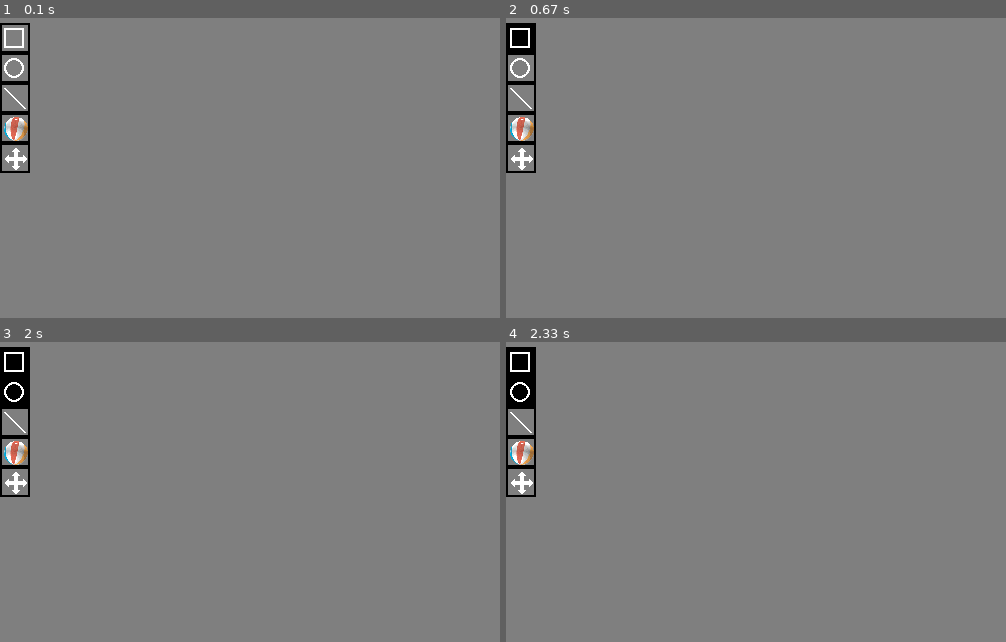
Above: before the commit, frames 1-4 (two rows, left to right).
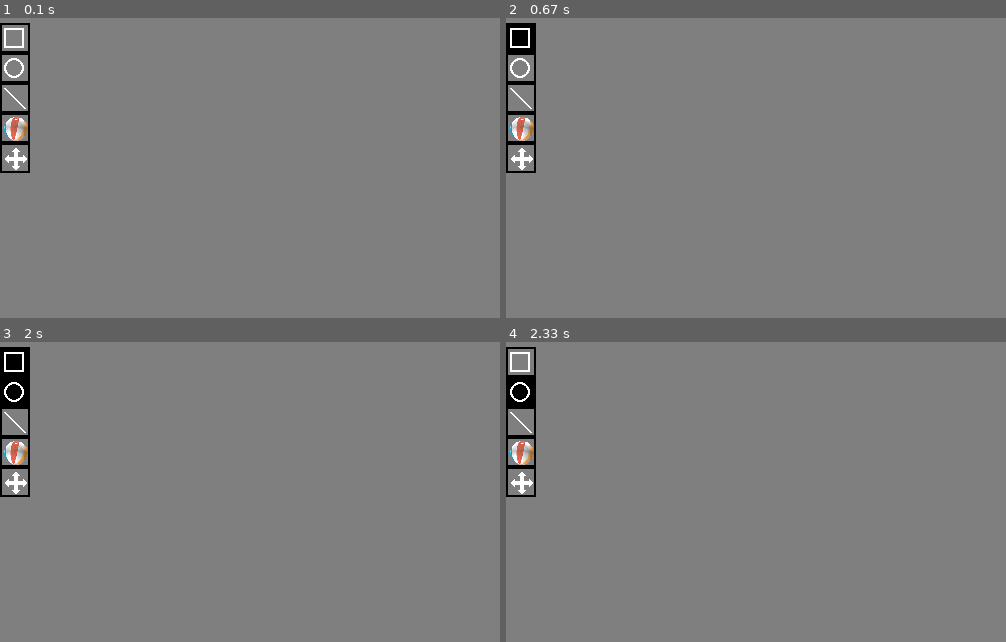
Above: after the commit, the same moments.

Repository: Akoo510/oc20
Game: pygame game, started from editor/Editeur.py
The game is run twice, just before and just after one commit, with the same random seed, the same clock (stepped at 60 frames per second) and the same inputs.
Inputs (mouse positions are % of the whole screen's width and height, from its top left):
- Up to frame 1 (0.1 s): no input
- Up to frame 2 (0.67 s): click (2, 3) at 0.38 s
- Up to frame 3 (2 s): click (2, 8) at 0.72 s
- Up to frame 4 (2.33 s): click (46, 54) at 2.05 s
The pictures show only the part of the screen within x 0-50%, y 0-50%; the shares and areas given below are measured in that part.

Frames 1-3 are identical in both runs. In frame 4, 0.4% of the frame differs, in the area x 0-6%, y 2-11%.

Commit message:
akiiiiii

Diff:
--- a/editor/Editeur.py
+++ b/editor/Editeur.py
@@ -103,6 +103,8 @@
 rect = move.get_rect()
 rect.center = 15, 140
 
+tool = 0
+
 
 background = GRAY
 screen = pygame.display.set_mode(size)
@@ -117,10 +119,17 @@
         if event.type == QUIT:
             running = False
         if event.type == MOUSEBUTTONDOWN:
+            i = 0
             for obj in objects:
                 if obj.rect.collidepoint(event.pos):
                     print(obj)
                     obj.width = 0
+                    tool = i
+                else:
+                    if tool != i:
+                        obj.width = 2
+                i += 1
+            print('tool =', tool)
 
 
         if event.type == KEYDOWN:
